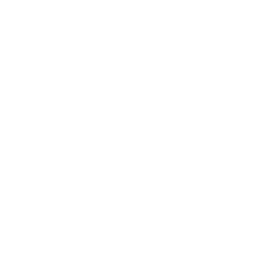
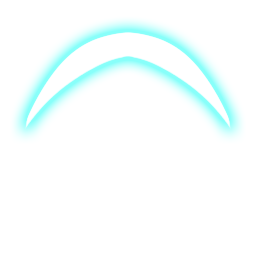
The second 256px x 256px image is a revision of the first. Changes to its layers:
pixels changed over (11, 17, 245, 143) (layer not identified)
